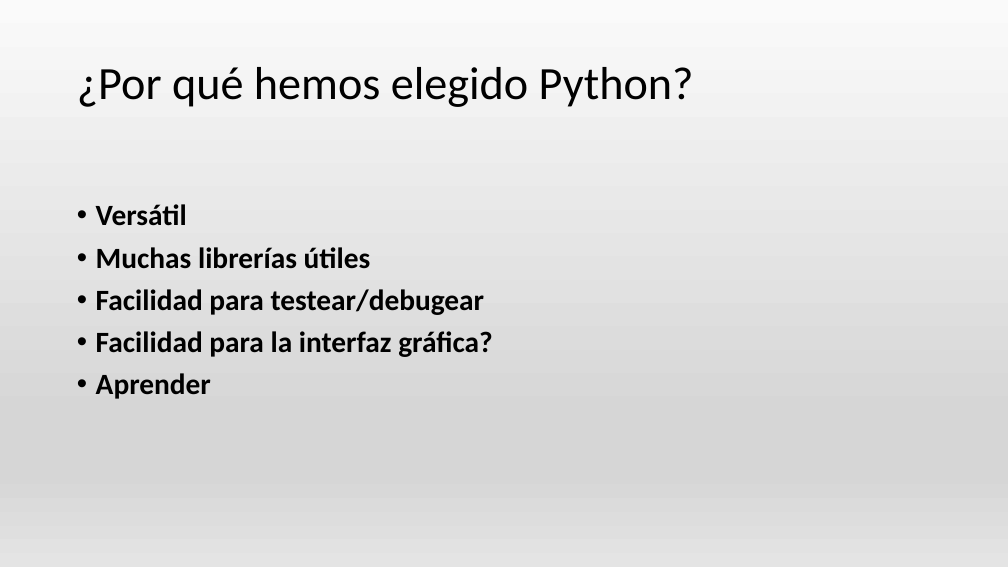
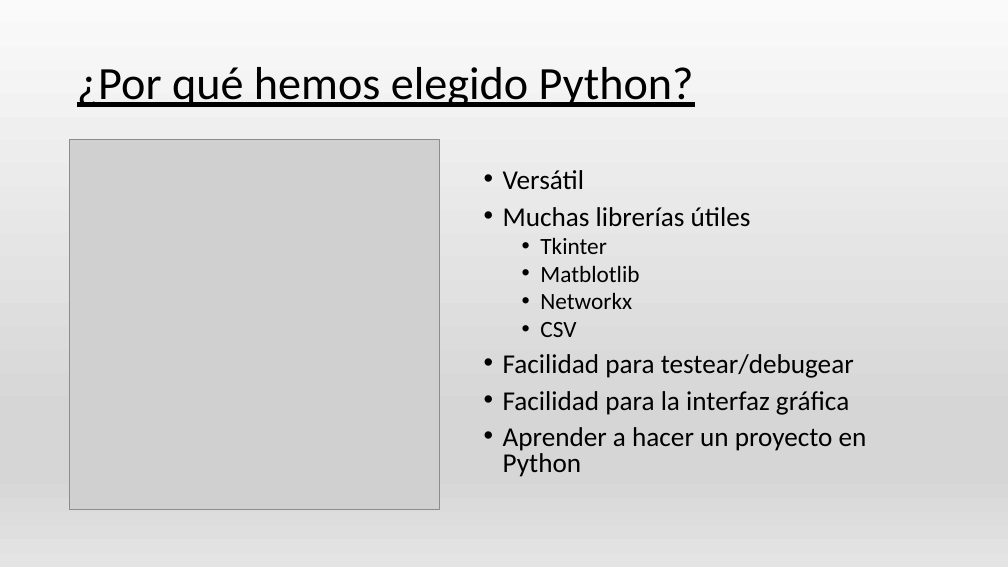
Before and after one commit to AGarciaCast/MetroJapon, a slide deck: slide 11 of PresentacionMetro.pptx (slide 3 before the commit). Drawn at 1008x567 pixels with LibreOffice and Linux fonts; fonts in the diff are those of the drawing; grey boxes stand for pictures. Boxes give left, top, right and bottom in pixels: in the first picture for what was removed or moved away, otherwise in the second. Text is boxed around its words. In the diff, an @@ line names an element or a change of style, - is before the commit and + after.

```diff
--- a/PresentacionMetro.pptx
+++ b/PresentacionMetro.pptx
@@ title "¿Por qué hemos elegido Python?" at (x1=77, y1=67, x2=694, y2=107): underline on @@
@@ picture added at (x1=70, y1=140, x2=439, y2=510) @@
@@ text "Versátil" moved from (x1=96, y1=204, x2=493, y2=399) to (x1=503, y1=170, x2=867, y2=477) @@
@@ text at (x1=503, y1=170, x2=854, y2=378): size 28 to 25.9 pt, bold off in "Versátil", "Muchas librerías útiles", "Facilidad para testear/debugear"; line spacing 0.9 to 0.8 @@
@@ text at (x1=540, y1=237, x2=639, y2=337): paragraphs added @@
+  • Tkinter
+  • Matblotlib
+  • Networkx
+  • CSV
@@ text at (x1=503, y1=391, x2=867, y2=477): text changed; size 28 to 25.9 pt; bold off @@
-• Facilidad para la interfaz gráfica?
-• Aprender
+• Facilidad para la interfaz gráfica
+• Aprender a hacer un proyecto en Python
```
Also in this commit, not shown: 7 other slides changed, 11 slides added, 1 slide removed, 2 other files.
